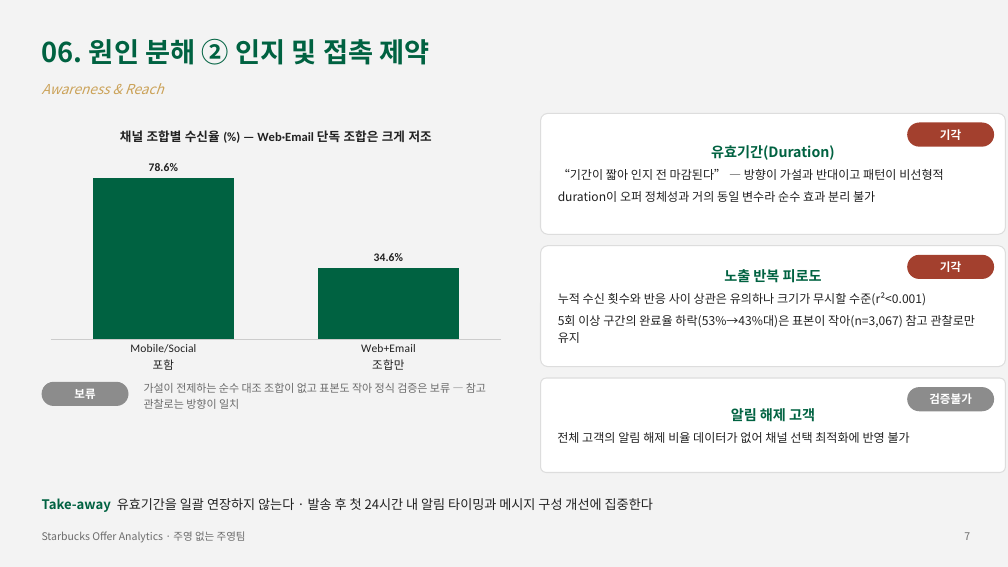
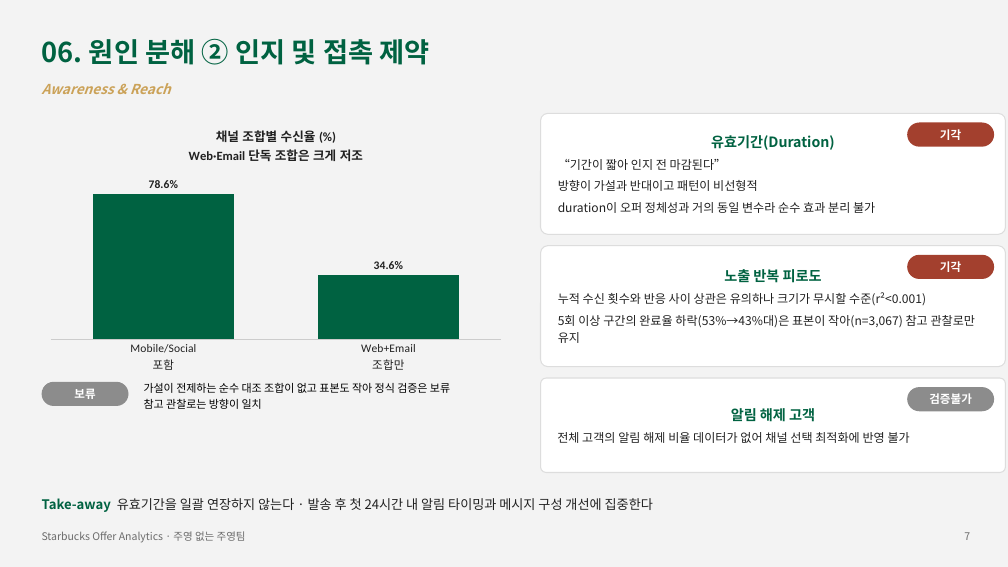
Before and after one commit to Sicheol-Pyo/ai-data-bootcamp, a slide deck: slide 7 of project_2/주영 없는 주영팀 Project2 발표자료.pptx. Drawn at 1008x567 pixels with LibreOffice and Linux fonts; fonts in the diff are those of the drawing. Boxes give left, top, right and bottom in pixels: in the first picture for what was removed or moved away, otherwise in the second. Text is boxed around its words. In the diff, an @@ line names an element or a change of style, - is before the commit and + after.

```diff
--- a/project_2/주영 없는 주영팀 Project2 발표자료.pptx
+++ b/project_2/주영 없는 주영팀 Project2 발표자료.pptx
@@ text "Awareness & Reach" at (x1=42, y1=83, x2=171, y2=94): bold on @@
@@ column chart at (x1=42, y1=113, x2=510, y2=378) @@
@@ title "채널 조합별 수신율 (%) — Web·Email 단독 조합은 크게 저조" to "채널 조합별 수신율 (%) Web·Email 단독 조합은 크게 저조" @@
@@ text in rounded rectangle at (x1=558, y1=159, x2=758, y2=191): text changed @@
-“기간이 짧아 인지 전 마감된다” — 방향이 가설과 반대이고 패턴이 비선형적
+“기간이 짧아 인지 전 마감된다”
+방향이 가설과 반대이고 패턴이 비선형적
@@ text at (x1=144, y1=383, x2=450, y2=409): text changed; text colour #6B6B6B to #000000 @@
-가설이 전제하는 순수 대조 조합이 없고 표본도 작아 정식 검증은 보류 — 참고 관찰로는 방향이 일치
+가설이 전제하는 순수 대조 조합이 없고 표본도 작아 정식 검증은 보류
+참고 관찰로는 방향이 일치
```
Also in this commit, not shown: 9 other slides changed, 8 other files.
